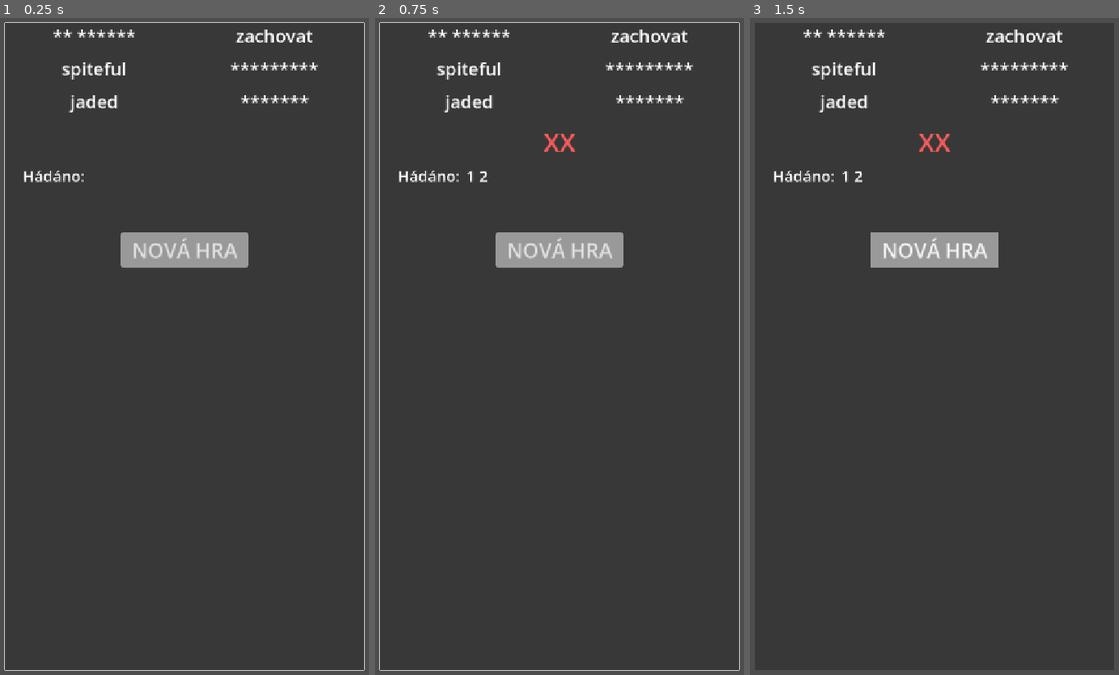
Above: before the commit, frames 1-3 (left to right).
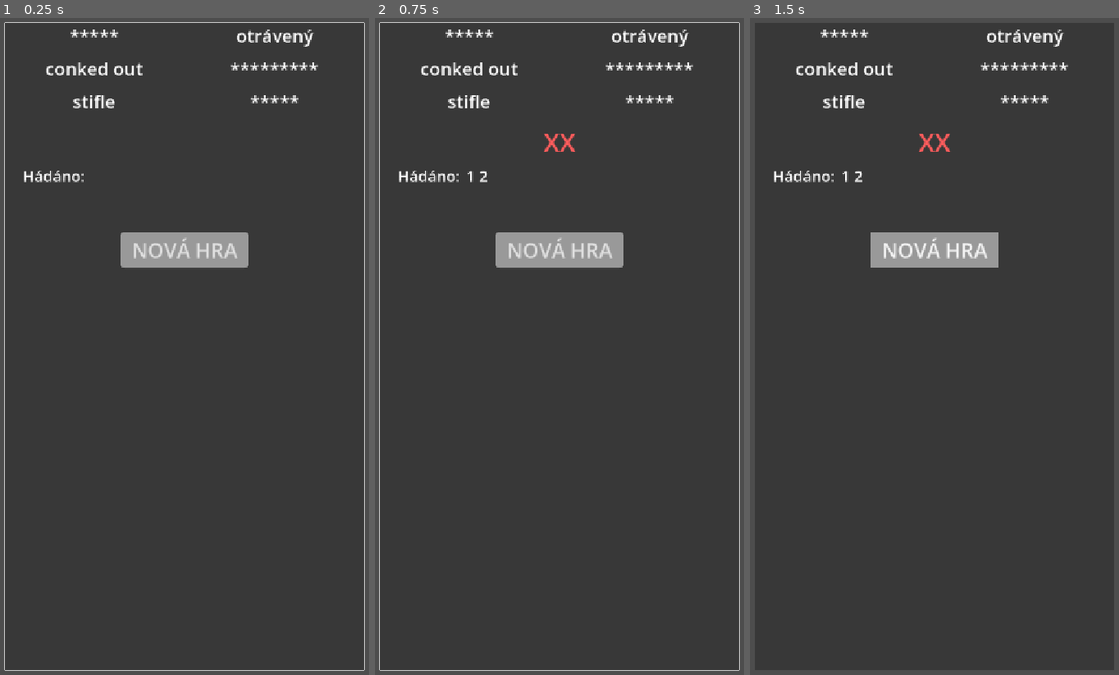
Above: after the commit, the same moments.

Repository: hyearchom/clueword
Game: Godot game, scene res://sceny/Hra.tscn
Two runs of this game, one before a commit and one after it. Both use one fixed random seed, a clock stepped at 60 frames per second and the inputs below.
Inputs (mouse positions are in pixels of both pictures, inside the frame that each line leads up to):
- Up to frame 1 (0.25 s): no input
- Up to frame 2 (0.75 s): click (559, 346) at 0.52 s; type "12" at 0.6 s
- Up to frame 3 (1.5 s): click "NOVÁ HRA" at 1.25 s

The runs differ from the first frame. In frame 1, 1.0% of the frame differs, in the area x 12-86%, y 1-15%; in frame 2, 1.0%; in frame 3, 1.0%.

Commit message:
V 5.1
Added support to import external csv file

Diff:
--- a/project.godot
+++ b/project.godot
@@ -11,7 +11,7 @@
 [application]
 
 config/name="Clueword"
-config/version="0.41"
+config/version="0.51"
 run/main_scene="uid://ctvyxn3egr5bj"
 config/features=PackedStringArray("4.7", "GL Compatibility")
 config/icon="res://icon.svg"
--- a/sceny/Mapa.gd
+++ b/sceny/Mapa.gd
@@ -12,13 +12,13 @@
 		var slovo = SLOVO.instantiate()
 		Slova.add_child(slovo)
 		var zaznam = vybrat_zaznam()
-		slovo.nova_hadanka(zaznam, Databaze.soubor[zaznam].preklad)
+		slovo.nova_hadanka(zaznam, Databaze.tabulka[zaznam].preklad)
 
 
 func vybrat_zaznam() -> String:
 	var zaznam: String
 	while true:
-		zaznam = Databaze.soubor.keys().pick_random()
+		zaznam = Databaze.tabulka.keys().pick_random()
 		if zaznam not in vybrano:
 			break
 	vybrano.append(zaznam)
--- a/slovnik.csv
+++ b/slovnik.csv
@@ -1,10 +1,10 @@
-slovo,překlad,úroveň
+slovo,preklad,uroven
 adamant,neoblomný,4
 deligence,pečlivost,3
 jaded,unavený,4
-to retain,zachovat,3
+retain,zachovat,3
 serendipitous,náhodný,3
-to engulf,pohltit,4
+engulf,pohltit,4
 illicit,nedovolené,4
 reluctance,neochota,3
 spiteful,zlomyslný,4
--- a/systemy/Databaze.gd
+++ b/systemy/Databaze.gd
@@ -1,27 +1,62 @@
 extends Resource
 
-var soubor := {
-	"adamant": {"preklad": "neoblomný"},
-	"diligence": {"preklad": "pečlivost"},
-	"jaded": {"preklad": "unavený"},
-	"to retain": {"preklad": "zachovat"},
-	"serendipitous": {"preklad": "náhodný"},
-	"to engulf": {"preklad": "pohltit"},
-	"illicit": {"preklad": "nedovolené"},
-	"reluctance": {"preklad": "neochota"},
-	"spiteful": {"preklad": "zlomyslný"}
-}
+var tabulka: Dictionary
 
-var pismena: Array
-var indicie := {}
-
-var kolo := int(0)
-var skore: int
-var zivoty := int(9)
+const CSV_CESTA = "res://slovnik.csv"
 
 
-#func pridat_pismena(slovo: String) -> void:
-	#for pismeno in slovo:
-		#var velke_pismeno: String = pismeno.capitalize()
-		#if velke_pismeno not in pismena:
-			#pismena.append(velke_pismeno)
+func _init() -> void:
+	importuj_csv(CSV_CESTA)
+	#print(tabulka)
+
+
+func importuj_csv(cesta: String) -> void:
+	# 1. Zkontrolujeme, zda soubor fyzicky existuje
+	if not FileAccess.file_exists(cesta):
+		push_error("Chyba: Soubor neexistuje na cestě: ", cesta)
+		return
+
+	# 2. Otevřeme soubor v režimu čtení (READ)
+	var soubor = FileAccess.open(cesta, FileAccess.READ)
+	if soubor == null:
+		push_error("Nelze otevřít soubor. Kód chyby: ", FileAccess.get_open_error())
+		return
+
+	var je_prvni_radek = true
+	var hlavicka: PackedStringArray = []
+
+	# 3. Čteme soubor cyklicky až do konce souboru (EOF)
+	while not soubor.eof_reached():
+		# Načte aktuální řádek jako pole řetězců (automaticky rozděleno podle čárek)
+		var radek: PackedStringArray = soubor.get_csv_line()
+
+		# Ochrana proti prázdným řádkům (často na konci souboru)
+		if radek.size() == 1 and radek[0] == "":
+			continue
+
+		# 4. Zpracování hlavičky (první řádek CSV)
+		if je_prvni_radek:
+			hlavicka = radek
+			#print("Nalezená hlavička: ", hlavicka)
+			je_prvni_radek = false
+			continue
+
+		# 5. Zpracování běžných datových řádků
+		zpracuj_datovy_radek(hlavicka, radek)
+
+	print("Import CSV dat byl úspěšně dokončen.")
+
+
+func zpracuj_datovy_radek(hlavicka: PackedStringArray, radek: PackedStringArray) -> void:
+	var jmeno: String
+	var zaznam = {}
+	for i in range(min(hlavicka.size(), radek.size())):
+		match i:
+			0:
+				jmeno = radek[0]
+			_:
+				var klic = hlavicka[i]
+				var hodnota = radek[i]
+				zaznam[klic] = hodnota
+
+	tabulka[jmeno] = zaznam
